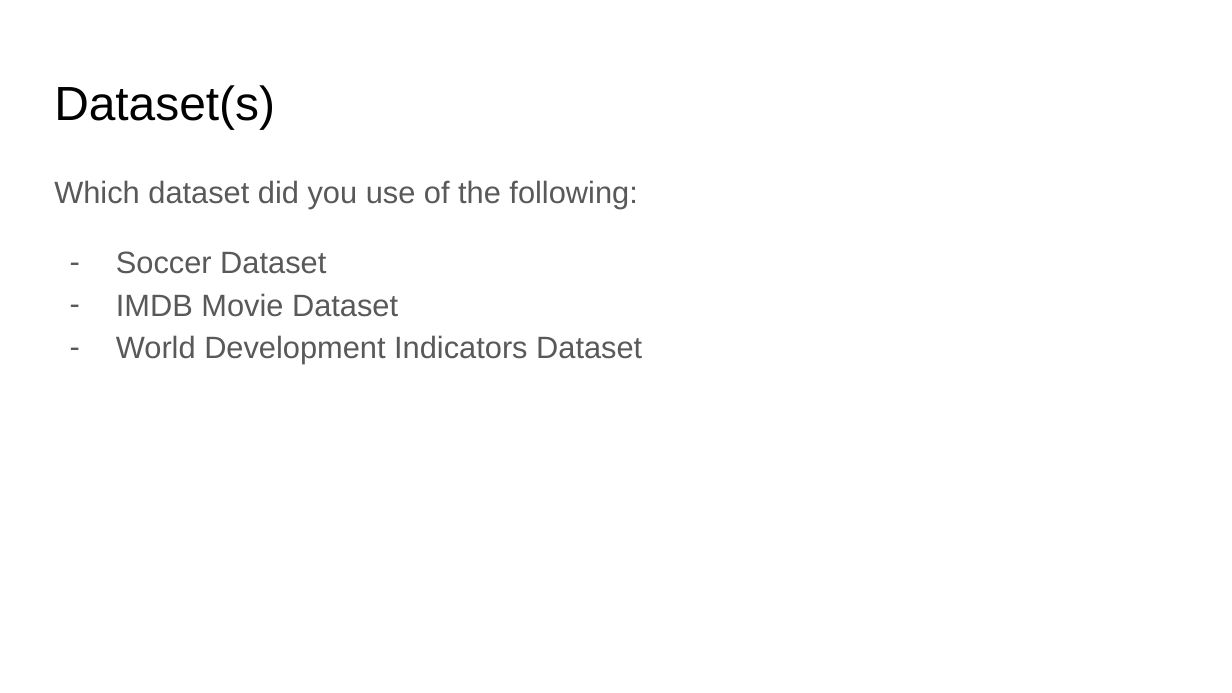
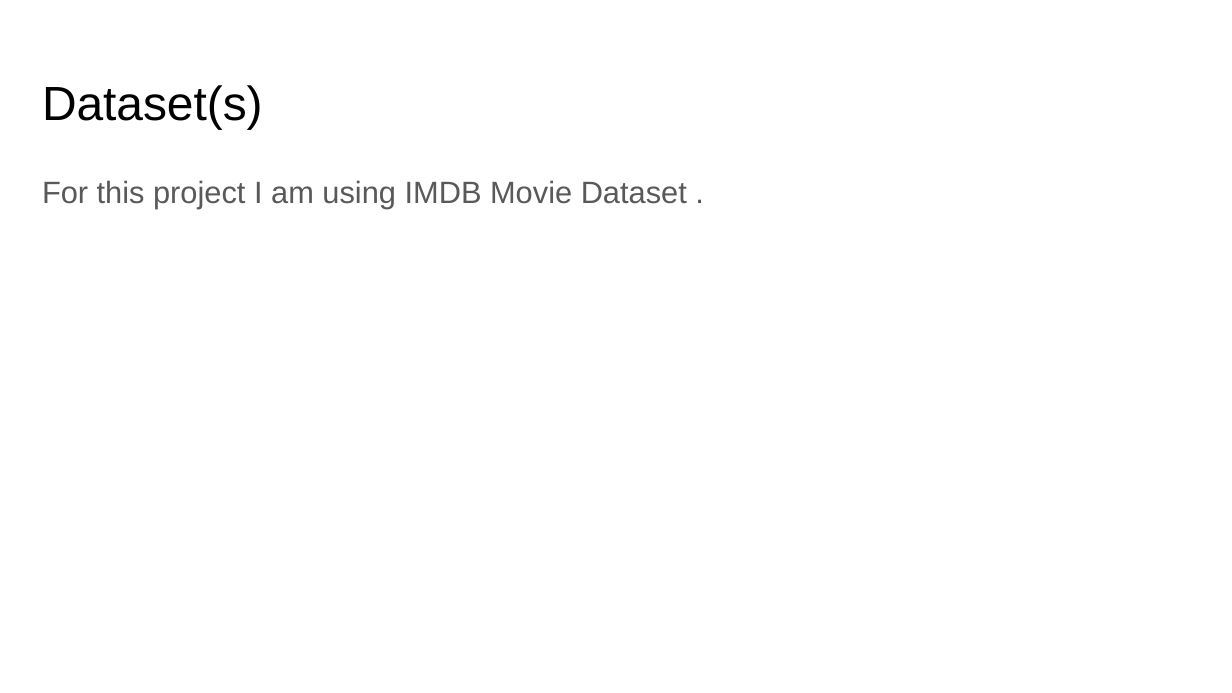
Before and after one commit to AkanchhaChoudhary/UCSanDiegoX-s-Data-Science-MicroMasters, a slide deck: slide 2 of Python_for_Data_Science/week-6/Copy of DSE 200X_ Mini Project Presentation Template.pptx. Drawn at 1232x693 pixels with LibreOffice and Linux fonts; fonts in the diff are those of the drawing. Boxes give left, top, right and bottom in pixels: in the first picture for what was removed or moved away, otherwise in the second. Text is boxed around its words. In the diff, an @@ line names an element or a change of style, - is before the commit and + after.

```diff
--- a/Python_for_Data_Science/week-6/Copy of DSE 200X_ Mini Project Presentation Template.pptx
+++ b/Python_for_Data_Science/week-6/Copy of DSE 200X_ Mini Project Presentation Template.pptx
@@ title "Dataset(s)": place and size @@
-title "Dataset(s)" at (54, 85, 275, 129)
+title "Dataset(s)" at (42, 85, 263, 129)
@@ text at (42, 180, 687, 209): text changed @@
-Which dataset did you use of the following:
-– Soccer Dataset
-– IMDB Movie Dataset
-– World Development Indicators Dataset
+For this project I am using IMDB Movie Dataset .
```
Also in this commit, not shown: 1 other slide changed, 1 slide added, 1 slide removed, 9 other files.
